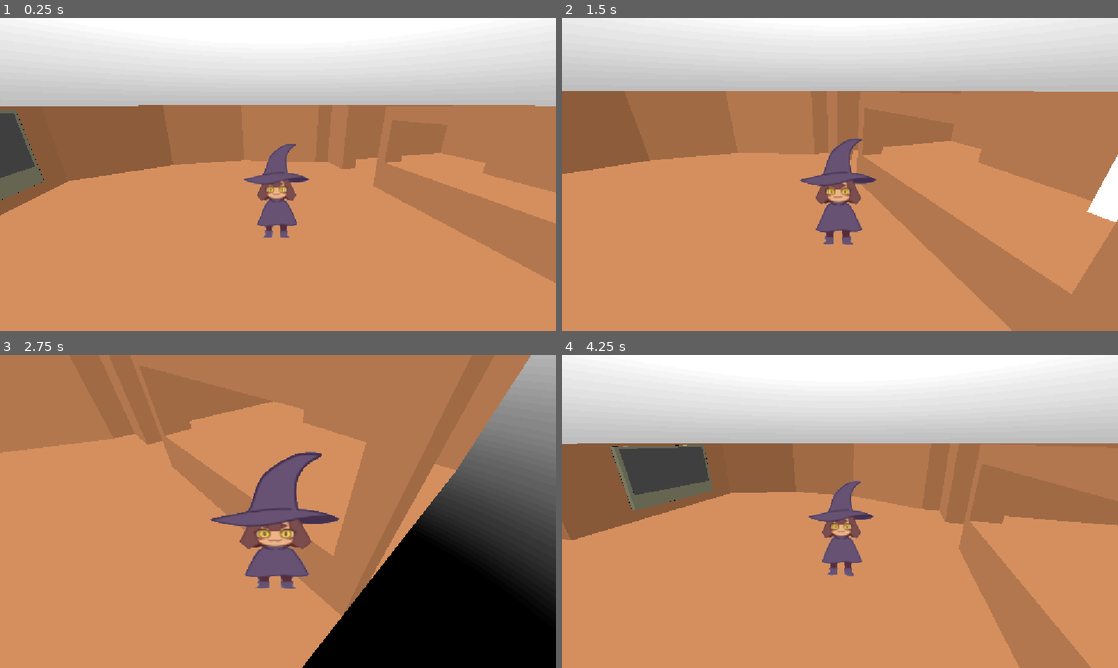
Above: before the commit, frames 1-4 (two rows, left to right).
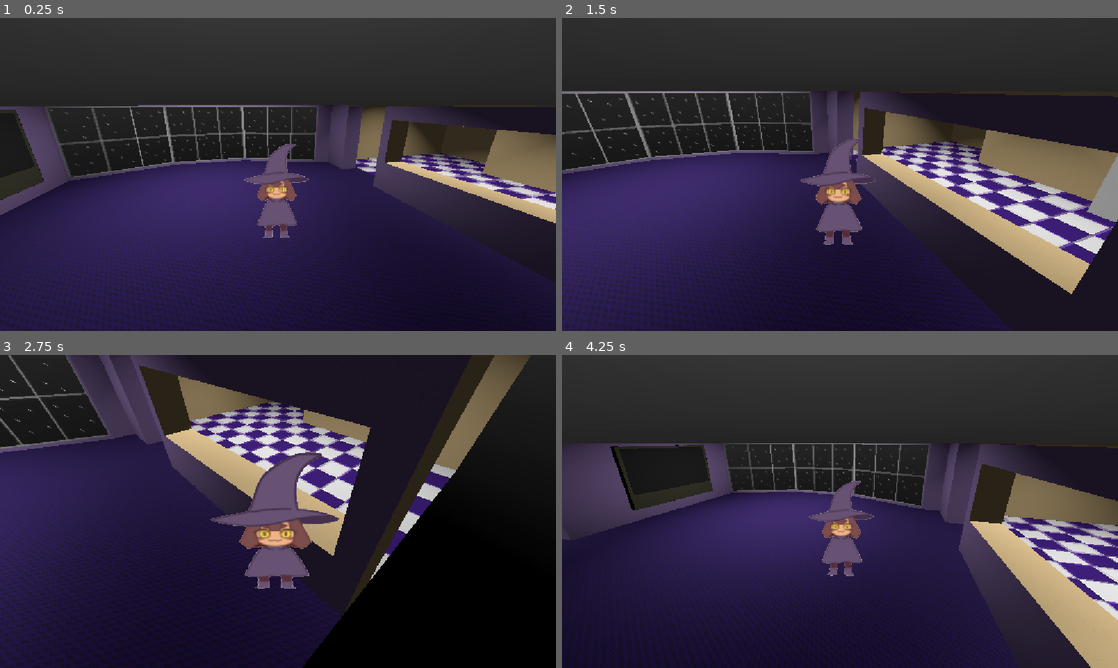
Above: after the commit, the same moments.

Repository: csk2q/OneRoom-Team3
Game: Godot game, scene res://Scenes/Apartment.tscn
Two runs of this game, one before a commit and one after it. Both use one fixed random seed, a clock stepped at 60 frames per second and the inputs below. The engine's default icon, where the game draws it, is replaced by a stand-in: a white triangle on a blue panel in a dark square.
Inputs:
- Up to frame 1 (0.25 s): no input
- Up to frame 2 (1.5 s): tap Enter (ui_accept) at 0.5, 0.77 s; hold D (move_right) 0.53-1.28 s; tap E (interact) at 0.6, 1.35 s; hold S (move_down) from 1.28 s (still down)
- Up to frame 3 (2.75 s): tap Enter (ui_accept) at 1.52 s; release S (move_down) at 2.03 s; hold D (move_right) from 2.03 s (still down); tap E (interact) at 2.1 s
- Up to frame 4 (4.25 s): release D (move_right) at 2.78 s; hold W (move_up) 2.78-3.53 s; tap E (interact) at 2.85, 3.6 s; tap Enter (ui_accept) at 3.02, 3.77 s; hold A (move_left) from 3.53 s (still down)

The runs differ from the first frame. In frame 1, 98% of the frame differs, in the area x 0-100%, y 0-100%; in frame 2, 98%; in frame 3, 82%; in frame 4, 98%.

Commit message:
Textures & Lighting
Added textures to the Apartment.glb, removed the replacement texture override from the geometry, and added lighting, all new lighting can be found under the "Lighting" node, WorldEnvironment had the sky energy adjusted as well

Diff:
--- a/one-party-2-save/Scenes/Apartment(GEO).tscn
+++ b/one-party-2-save/Scenes/Apartment(GEO).tscn
@@ -2,10 +2,4 @@
 
 [ext_resource type="PackedScene" uid="uid://coo08qexpn0qf" path="res://Assets/3DModels (glbs)/Apartment.glb" id="1_40bmw"]
 
-[sub_resource type="StandardMaterial3D" id="StandardMaterial3D_shpx8"]
-albedo_color = Color(0.38575363, 0.2266013, 0.09562882, 1)
-
 [node name="Apartment" unique_id=1433729099 instance=ExtResource("1_40bmw")]
-
-[node name="Geometry" parent="." index="0" unique_id=2132483385]
-surface_material_override/0 = SubResource("StandardMaterial3D_shpx8")
--- a/one-party-2-save/Scenes/Apartment.tscn
+++ b/one-party-2-save/Scenes/Apartment.tscn
@@ -33,7 +33,6 @@
 
 [sub_resource type="Environment" id="Environment_xrivr"]
 background_mode = 2
-background_energy_multiplier = 5.0
 sky = SubResource("Sky_13qdw")
 
 [sub_resource type="PlaneMesh" id="PlaneMesh_i2yku"]
@@ -100,6 +99,35 @@
 [node name="WorldEnvironment" type="WorldEnvironment" parent="." unique_id=1829283239]
 environment = SubResource("Environment_xrivr")
 
+[node name="Lighting" type="Node3D" parent="." unique_id=1560584444]
+
+[node name="DirectionalLight3D" type="DirectionalLight3D" parent="Lighting" unique_id=2081310581]
+transform = Transform3D(1, 0, 0, 0, -0.8660254, 0.50000006, 0, -0.50000006, -0.8660254, -2.4308348, 4.9269443, -12.44773)
+visible = false
+light_energy = 2.0
+
+[node name="SpotLight3D" type="SpotLight3D" parent="Lighting" unique_id=1907111527]
+transform = Transform3D(1, 0, 0, 0, -4.371139e-08, 1, 0, -1, -4.371139e-08, -2.3856978, 10.168434, -4.2067275)
+light_energy = 3.0
+spot_range = 15.12
+spot_attenuation = 0.07
+spot_angle = 56.67
+
+[node name="SpotLight3D2" type="SpotLight3D" parent="Lighting" unique_id=2035305398]
+transform = Transform3D(1, 0, 0, 0, -4.371139e-08, 1, 0, -1, -4.371139e-08, -13.662798, 6.2316384, 3.330708)
+spot_range = 15.12
+spot_attenuation = 0.07
+
+[node name="SpotLight3D3" type="SpotLight3D" parent="Lighting" unique_id=1302633846]
+transform = Transform3D(1, 0, 0, 0, -4.371139e-08, 1, 0, -1, -4.371139e-08, 9.901027, 8.142807, 3.330708)
+spot_range = 15.12
+spot_attenuation = 0.07
+
+[node name="SpotLight3D4" type="SpotLight3D" parent="Lighting" unique_id=845019651]
+transform = Transform3D(1, 0, 0, 0, -4.371139e-08, 1, 0, -1, -4.371139e-08, 9.901027, 8.142807, -3.7700431)
+spot_range = 15.12
+spot_attenuation = 0.07
+
 [node name="CharacterBody3D" type="CharacterBody3D" parent="." unique_id=1727070825]
 script = ExtResource("2_u6l5p")
 
@@ -162,7 +190,7 @@
 [node name="Television_v4" parent="InteractionSpots" unique_id=1049632088 instance=ExtResource("9_a7gwu")]
 transform = Transform3D(0.79999524, 0, -0.0027276725, 0, 0.79999983, 0, 0.0027276725, 0, 0.79999524, -10.53284, 0.63827276, -3.7758837)
 
-[node name="Box" parent="InteractionSpots/Television_v4" index="0" unique_id=1207816294]
+[node name="Box" parent="InteractionSpots/Television_v4" index="0" unique_id=1287958743]
 surface_material_override/0 = ExtResource("10_c5n7f")
 script = ExtResource("10_sij3n")
 say_str = "Chhhhh (Tv sounds)"
@@ -181,7 +209,7 @@
 shape = SubResource("BoxShape3D_w4rxb")
 debug_color = Color(0, 0.6, 0.69803923, 0.8627451)
 
-[node name="Antenna" parent="InteractionSpots/Television_v4/Box" index="1" unique_id=1267821259]
+[node name="Antenna" parent="InteractionSpots/Television_v4/Box" index="1" unique_id=1076197333]
 visible = false
 
 [connection signal="player_click" from="InteractionSpots/Fridge/Interact" to="InteractionSpots/Fridge" method="say"]
Binary file changed: one-party-2-save/Assets/3DModels (glbs)/Apartment.glb
Binary file added: one-party-2-save/Assets/3DModels (glbs)/Apartment_apartment.png
Not shown, added: one-party-2-save/Assets/3DModels (glbs)/Apartment_apartment.png.import
